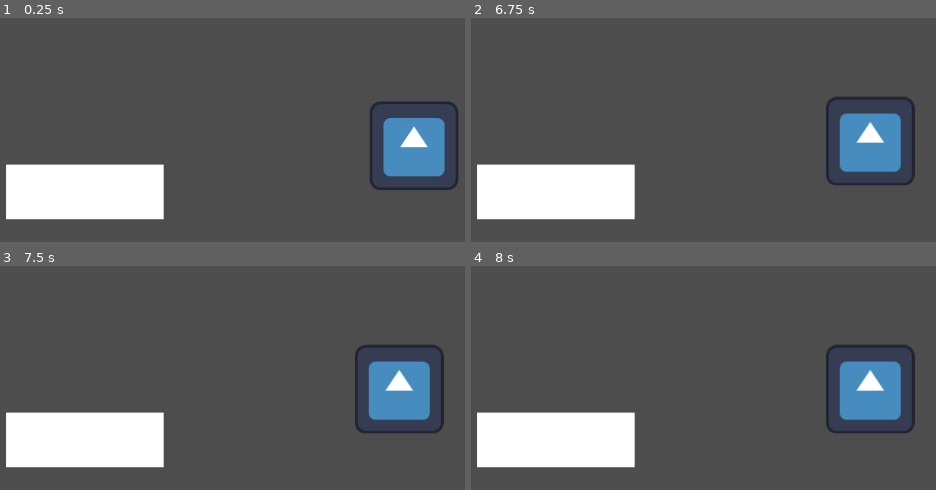
Above: before the commit, frames 1-4 (two rows, left to right).
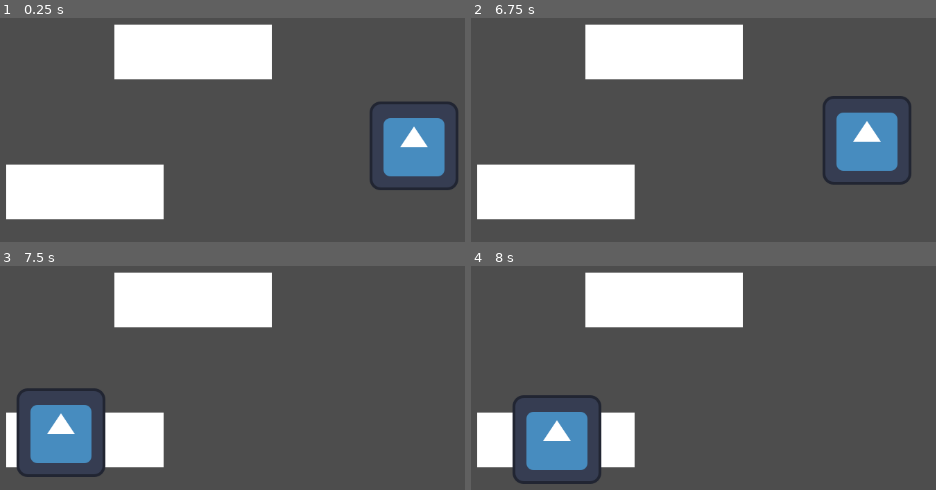
Above: after the commit, the same moments.

Repository: Ju-im/Cozy-Game-Jam
Game: Godot game, scene res://Scenes/test_map.tscn
The game is run twice, just before and just after one commit, with the same random seed, the same clock (stepped at 60 frames per second) and the same inputs. The project has no main scene, so this scene is started directly. The engine's default icon, where the game draws it, is replaced by a stand-in: a white triangle on a blue panel in a dark square.
Inputs (mouse positions are in pixels of both pictures, inside the frame that each line leads up to):
- Up to frame 1 (0.25 s): no input
- Up to frame 2 (6.75 s): tap Enter (ui_accept) at 0.5, 0.77, 1.25, 1.52, 2, 2.75, 3.02, 3.5, 3.77, 4.25, 4.52, 6.02 s; move the mouse to (884, 145) at 0.52 s; hold Right (ui_right) 0.53-1.28 s; click (884, 145) at 0.67 s; hold Down (ui_down) 1.28-2.03 s; click (884, 145) at 1.42 s; move the mouse to (773, 62) at 2.02 s; hold Right (ui_right) 2.03-2.78 s; click (773, 62) at 2.17 s; move the mouse to (outside the picture) at 2.77 s; hold Up (ui_up) 2.78-3.53 s; click (outside the picture) at 2.92 s; move the mouse to (931, 230) at 3.52 s; hold Left (ui_left) 3.53-5.03 s; click (931, 230) at 3.67 s; move the mouse to (outside the picture) at 4.27 s; click (outside the picture) at 4.42 s; move the mouse to (731, 163) at 5.02 s; hold Down (ui_down) 5.03-5.78 s; click (731, 163) at 5.17 s; move the mouse to (573, 49) at 5.77 s; hold Right (ui_right) 5.78-6.53 s; click (573, 49) at 5.92 s; move the mouse to (866, 138) at 6.52 s; hold Up (ui_up) from 6.53 s (still down); click (866, 138) at 6.67 s
- Up to frame 3 (7.5 s): tap Enter (ui_accept) at 6.77 s; move the mouse to (60, 434) at 7.27 s; release Up (ui_up) at 7.28 s; hold Right (ui_right) from 7.28 s (still down); click (60, 434) at 7.42 s
- Up to frame 4 (8 s): keep holding Right (ui_right); tap Enter (ui_accept) at 7.52 s

The runs differ from the first frame. In frame 1, 8.5% of the frame differs, in the area x 24-59%, y 2-28%; in frame 2, 10%; in frame 3, 19%, in the area x 3-96%, y 2-95%; in frame 4, 18%.
Error before the commit: Trying to assign value of type 'Node2D' to a variable of type 'CharacterBody2D'. (res://Scenes/mouse.gd:43)

Commit message:
done with the slots
slots

Diff:
--- a/limbo-theorem/Scenes/mouse.gd
+++ b/limbo-theorem/Scenes/mouse.gd
@@ -1,11 +1,12 @@
 extends Node2D
 
-var holding:CharacterBody2D
+var heldObject:CharacterBody2D
 var mouse_pos = null
 var in_area = false
 var following = false
 @export var speed = 200.0
 var velocity:Vector2= Vector2.ZERO
+
 # Called when the node enters the scene tree for the first time.
 func _ready() -> void:
 	pass # Replace with function body.
@@ -24,20 +25,32 @@
 			MOUSE_BUTTON_LEFT:
 				following = true
 	if event is InputEventMouseButton and event.is_released() and following:
-		following = false
-		velocity=Vector2(0,0)
+		match event.button_index:
+			MOUSE_BUTTON_LEFT:
+
+				following = false
+
+		#holding.velocity=Vector2(0,0)
+
 
 func follow(delta:float):
 
-	if following:
-		mouse_pos = get_viewport().get_mouse_position()
-		var distance = global_position.distance_to(mouse_pos)
-		if distance > 5:
-			var direction = global_position.direction_to(mouse_pos)
-			holding.velocity = direction  * speed* delta
-		else:
-			holding.velocity= Vector2.ZERO
+	if following and heldObject !=null and heldObject.can_move:
+		heldObject.global_position = global_position
+
 
 
 func _on_area_2d_area_entered(area: Area2D) -> void:
-	holding=area.get_parent()
+	in_area= true
+
+
+	if area.get_parent() is CharacterBody2D:
+		heldObject=area.get_parent()
+		if !heldObject.can_move:
+			heldObject=null
+
+
+
+
+func _on_area_2d_area_exited(area: Area2D) -> void:
+	in_area = false
--- a/limbo-theorem/Scenes/slot.tscn
+++ b/limbo-theorem/Scenes/slot.tscn
@@ -18,3 +18,6 @@
 
 [node name="CollisionShape2D" type="CollisionShape2D" parent="Area2D"]
 shape = SubResource("RectangleShape2D_12ej0")
+
+[connection signal="area_entered" from="Area2D" to="." method="_on_area_2d_area_entered"]
+[connection signal="area_exited" from="Area2D" to="." method="_on_area_2d_area_exited"]
--- a/limbo-theorem/Scenes/test_map.tscn
+++ b/limbo-theorem/Scenes/test_map.tscn
@@ -1,15 +1,22 @@
-[gd_scene load_steps=5 format=3 uid="uid://c6shw11ncj7ro"]
+[gd_scene load_steps=7 format=3 uid="uid://c6shw11ncj7ro"]
 
 [ext_resource type="PackedScene" uid="uid://bopihrq75psdt" path="res://Scenes/slot.tscn" id="1_orl8w"]
 [ext_resource type="PackedScene" uid="uid://dmrho7sq58uhg" path="res://Scenes/tower.tscn" id="2_8xpg0"]
 [ext_resource type="Script" uid="uid://bd52a071o7fe1" path="res://Scenes/mouse.gd" id="3_gbc2j"]
+[ext_resource type="PackedScene" uid="uid://crgc4gvybo825" path="res://Scenes/spawner.tscn" id="4_leqta"]
+[ext_resource type="Script" uid="uid://cfp4uh8xc7o7y" path="res://Scripts/spawner.gd" id="5_kr5nf"]
 
 [sub_resource type="CircleShape2D" id="CircleShape2D_kr5nf"]
 
 [node name="TestMap" type="Node2D"]
 
-[node name="Slot" parent="." instance=ExtResource("1_orl8w")]
+[node name="Slot" parent="." node_paths=PackedStringArray("mouse") instance=ExtResource("1_orl8w")]
 position = Vector2(382, 366)
+mouse = NodePath("../mouse")
+
+[node name="Slot2" parent="." node_paths=PackedStringArray("mouse") instance=ExtResource("1_orl8w")]
+position = Vector2(538, 164)
+mouse = NodePath("../mouse")
 
 [node name="TowerIcon" parent="." instance=ExtResource("2_8xpg0")]
 position = Vector2(855, 300)
@@ -23,4 +30,8 @@
 shape = SubResource("CircleShape2D_kr5nf")
 debug_color = Color(0.591037, 0, 0.229614, 0.42)
 
+[node name="Spawner" parent="." instance=ExtResource("4_leqta")]
+script = ExtResource("5_kr5nf")
+
 [connection signal="area_entered" from="mouse/Area2D" to="mouse" method="_on_area_2d_area_entered"]
+[connection signal="area_exited" from="mouse/Area2D" to="mouse" method="_on_area_2d_area_exited"]
--- a/limbo-theorem/Scenes/tower.gd
+++ b/limbo-theorem/Scenes/tower.gd
@@ -4,47 +4,24 @@
 var mouse_pos = null
 var in_area = false
 var following = false
+var can_move = true
+enum class_types{
+	CANON,
+	BOW,
+	DART
 
+}
+var tower_type ="CANON"
 @onready var sprite_2d: Sprite2D = $Sprite2D
 
 
 func _physics_process(delta: float) -> void:
-	follow(delta)
 	move_and_slide()
 func _input(event: InputEvent) -> void:
-	if event is InputEventMouseButton and event.is_pressed() and in_area:
-		match event.button_index:
-			MOUSE_BUTTON_LEFT:
-				following = true
-	if event is InputEventMouseButton and event.is_released() and following:
-		following = false
-		velocity=Vector2(0,0)
-
-
-
-func follow(delta:float):
-
-	if following:
-		mouse_pos = get_viewport().get_mouse_position()
-		var distance = global_position.distance_to(mouse_pos)
-		if distance > 5:
-			var direction = global_position.direction_to(mouse_pos)
-			velocity = direction  * speed* delta
-		else:
-			velocity= Vector2.ZERO
-
-
-
-
-
-
-
-
-
+	pass
 
 
 func _on_pick_up_area_mouse_entered() -> void:
-	print("Mouse in area")
 	in_area = true
 
 
--- a/limbo-theorem/Scripts/slot.gd
+++ b/limbo-theorem/Scripts/slot.gd
@@ -1,8 +1,32 @@
 extends Node2D
-
+@export var mouse:Node2D
+var in_area=false
+enum class_types{
+	CANON,
+	BOW,
+	DART
+}
 
 func _ready() -> void:
 	pass
 
 func  _process(delta: float) -> void:
 	pass
+
+func _input(event: InputEvent) -> void:
+	if event is InputEventMouseButton and event.is_released() and in_area:
+		match event.button_index:
+			MOUSE_BUTTON_LEFT:
+				if(mouse.heldObject!= null):
+					mouse.heldObject.can_move = false
+					mouse.heldObject.global_position = self.global_position
+					mouse.heldObject = null
+
+
+
+func _on_area_2d_area_entered(area: Area2D) -> void:
+	in_area = true
+
+
+func _on_area_2d_area_exited(area: Area2D) -> void:
+	in_area = false
--- /dev/null
+++ b/limbo-theorem/Scripts/spawner.gd
@@ -0,0 +1,11 @@
+extends Node2D
+
+
+# Called when the node enters the scene tree for the first time.
+func _ready() -> void:
+	pass # Replace with function body.
+
+
+# Called every frame. 'delta' is the elapsed time since the previous frame.
+func _process(delta: float) -> void:
+	pass
Not shown, added: limbo-theorem/Scripts/spawner.gd.uid
